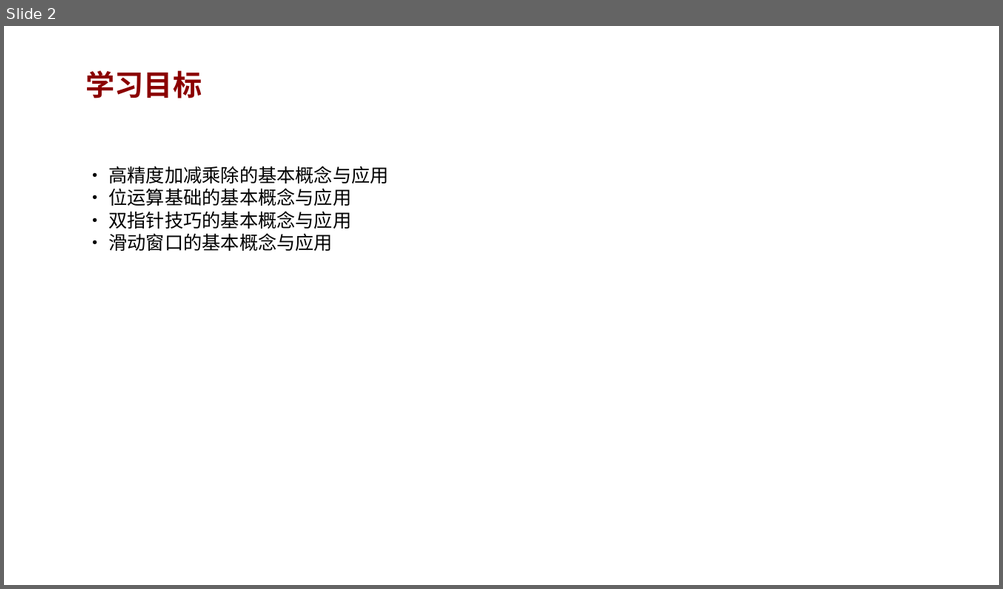
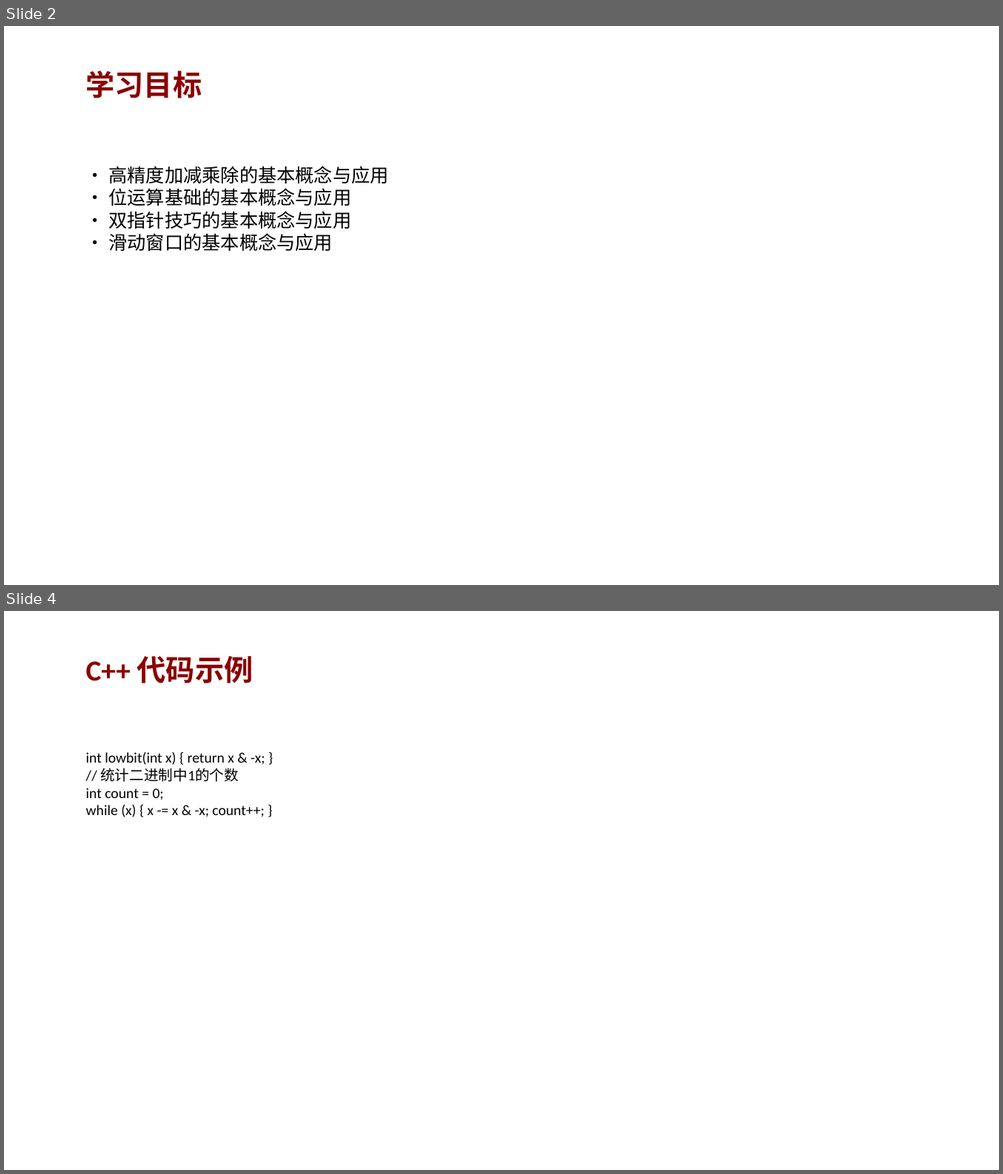
Before and after one commit to AndyLishengrui/trae-coding-course, a slide deck: textbook/ppt/chapter10_ppt.pptx. Shown one above the other, each under a label of ours: slide 2 before the commit, slides 2 and 4 after it; the slides between them are not shown. The pictures are 1003x589 and 1003x1174 pixels, drawn with LibreOffice and Linux fonts; fonts in the diff are those of the drawing. Boxes give left, top, right and bottom in pixels: in the first picture for what was removed or moved away, otherwise in the second. Text is boxed around its words. In the diff, an @@ line names an element or a change of style, - is before the commit and + after.

Commit message:
v5.3: PPT扩充(8页/章) + 教材代码bug修复 + 完整版PDF更新
PPT改进：
- 15个PPT从2页扩充到8页
- 每个PPT含：概念讲解、C++/Python代码示例、常见错误、练习题、小结

教材修复：
- 14个严重代码bug（运算符优先级、队列查询、循环边界等）
- 描述不一致修复（葡语残留、条件错误等）
- 网站问题数172→168
- 完整版PDF重新生成

```diff
--- a/textbook/ppt/chapter10_ppt.pptx
+++ b/textbook/ppt/chapter10_ppt.pptx
@@ slide 4 added at (x1=4, y1=611, x2=999, y2=1170), background #FFFFFF @@
@@ text added at (x1=86, y1=656, x2=253, y2=684), 28 pt, text #8B0000, bold @@
+C++ 代码示例
@@ text added at (x1=86, y1=752, x2=264, y2=817), 14 pt, text #000000 @@
+int lowbit(int x) { return x & -x; }
+// 统计二进制中1的个数
+int count = 0;
+while (x) { x -= x & -x; count++; }
```
Also in this commit, not shown: 5 other slides added, 16 other files.
